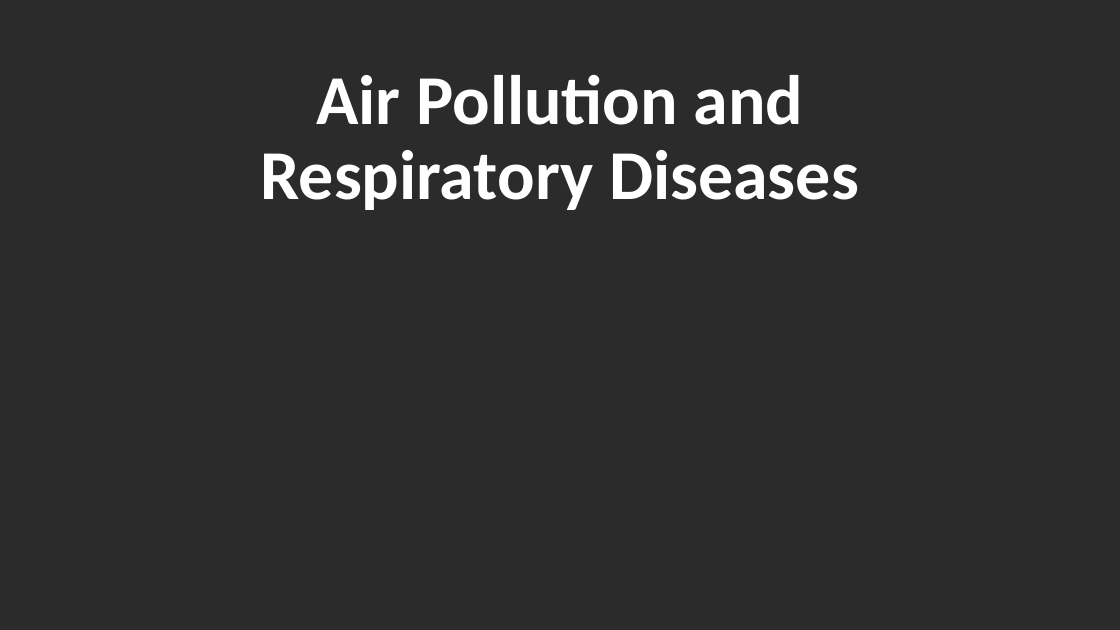
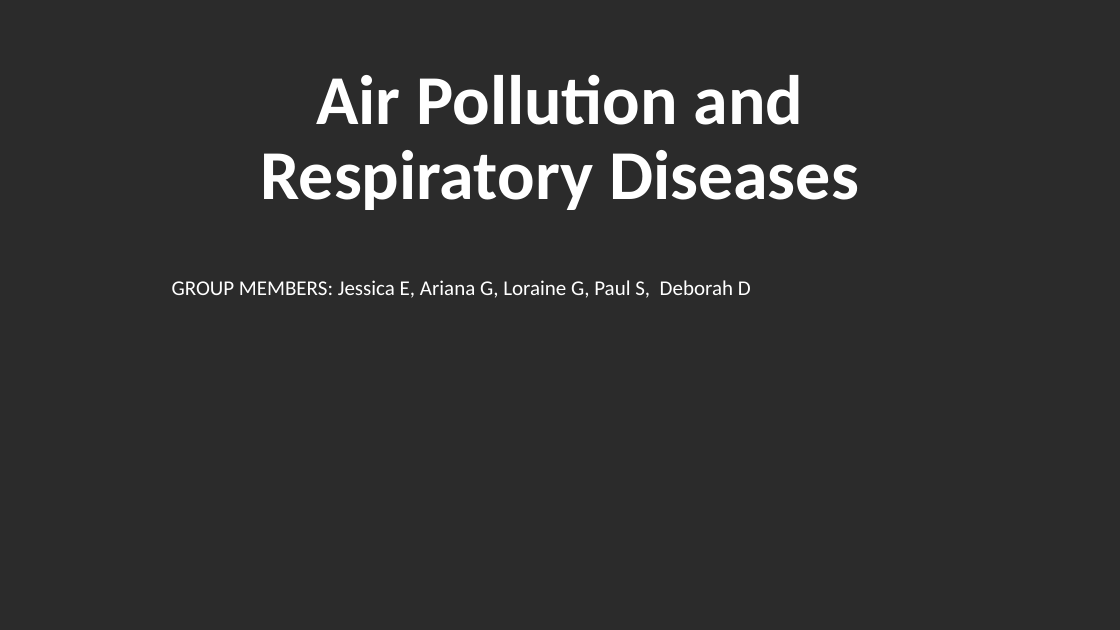
Before and after one commit to arianajoslyn/Air-Pollution-Effects-on-the-Respiratory-System, a slide deck: slide 1 of Air Pollution and Respiratory Diseases_TEMPLATE.pptx. Drawn at 1120x630 pixels with LibreOffice and Linux fonts; fonts in the diff are those of the drawing; background and template pictures are left out; a plain dark background stands for a picture behind light text. Boxes give left, top, right and bottom in pixels: in the first picture for what was removed or moved away, otherwise in the second. Text is boxed around its words. In the diff, an @@ line names an element or a change of style, - is before the commit and + after.

```diff
--- a/Air Pollution and Respiratory Diseases_TEMPLATE.pptx
+++ b/Air Pollution and Respiratory Diseases_TEMPLATE.pptx
@@ text added at (172,280,751,298), 18 pt, text #FFFFFF @@
+GROUP MEMBERS: Jessica E, Ariana G, Loraine G, Paul S, Deborah D
```
Also in this commit, not shown: 3 other slides changed, 4 other files.
